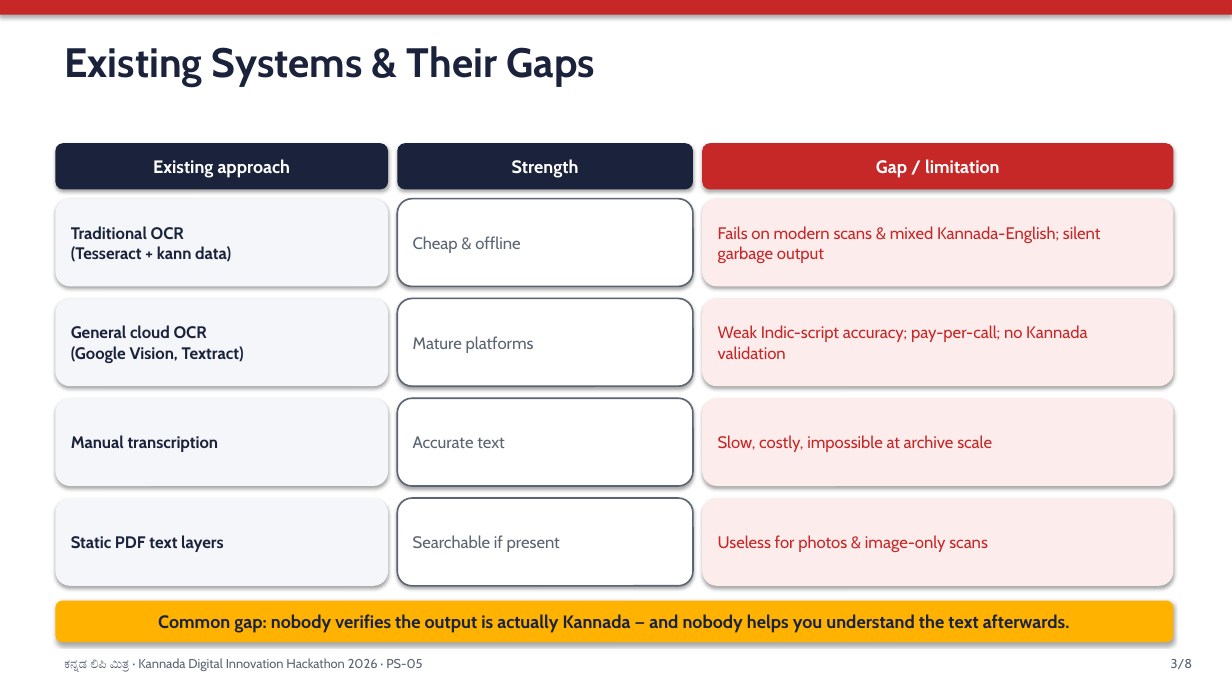
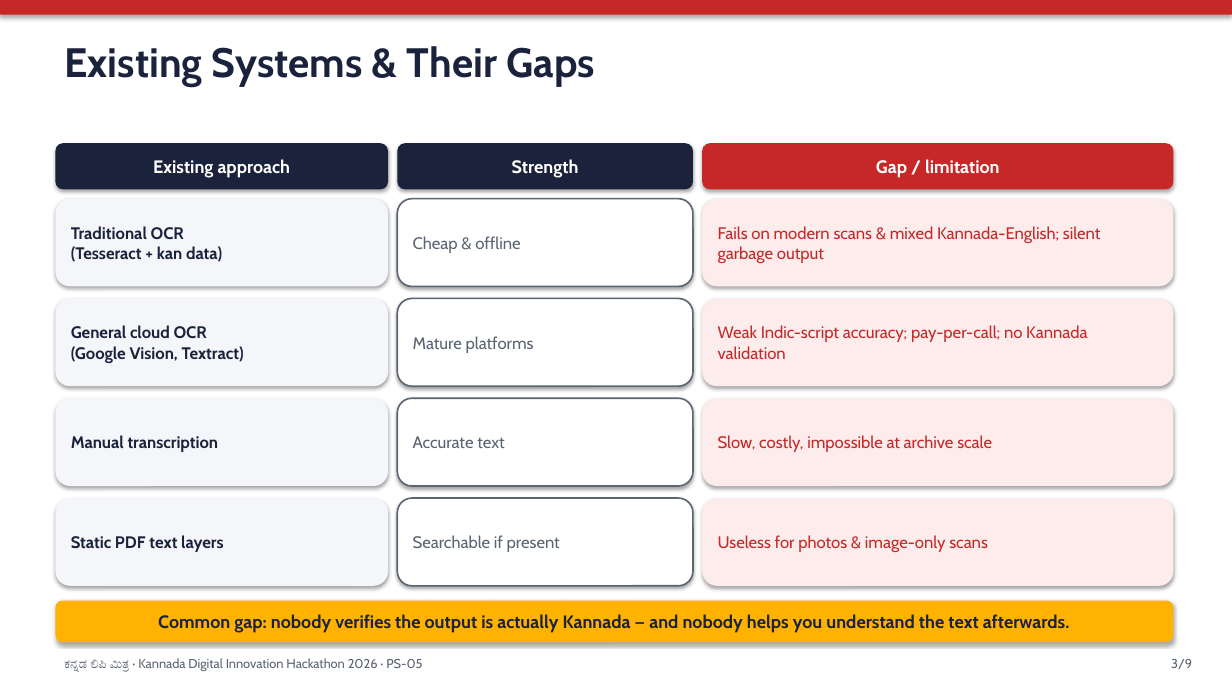
Before and after one commit to Ritika-Bhati-2266/Kannada-Text-Digitization, a slide deck: slide 3 of docs/Kannada_Lipi_Mitra_Presentation.pptx. Drawn at 1232x693 pixels with LibreOffice and Linux fonts; fonts in the diff are those of the drawing. Boxes give left, top, right and bottom in pixels: in the first picture for what was removed or moved away, otherwise in the second. Text is boxed around its words. In the diff, an @@ line names an element or a change of style, - is before the commit and + after.

Commit message:
feat: Docker runtime for Render, multi-stage image, honest accuracy docs
- render.yaml: runtime docker + dockerfilePath, drop native Python build
- Dockerfile: Node frontend build -> python:3.12-slim + tesseract-ocr-kan
- .dockerignore: exclude **/.env (backend/.env leak), .git, node_modules
- README: Docker deploy path, Measured Accuracy (4 synthetic, CER only)
- make_ppt: Docker tech stack; regenerate pptx; sample 4 labelled simulated

```diff
--- a/docs/Kannada_Lipi_Mitra_Presentation.pptx
+++ b/docs/Kannada_Lipi_Mitra_Presentation.pptx
@@ text in rounded rectangle at [71,226,222,262]: text changed @@
-Traditional OCR
-(Tesseract + kann data)
+Traditional OCR
+(Tesseract + kan data)
@@ text at [1171,659,1192,669]: text changed @@
-3/8
+3/9
```
Also in this commit, not shown: 6 other slides changed, 1 slide added, 26 other files.
